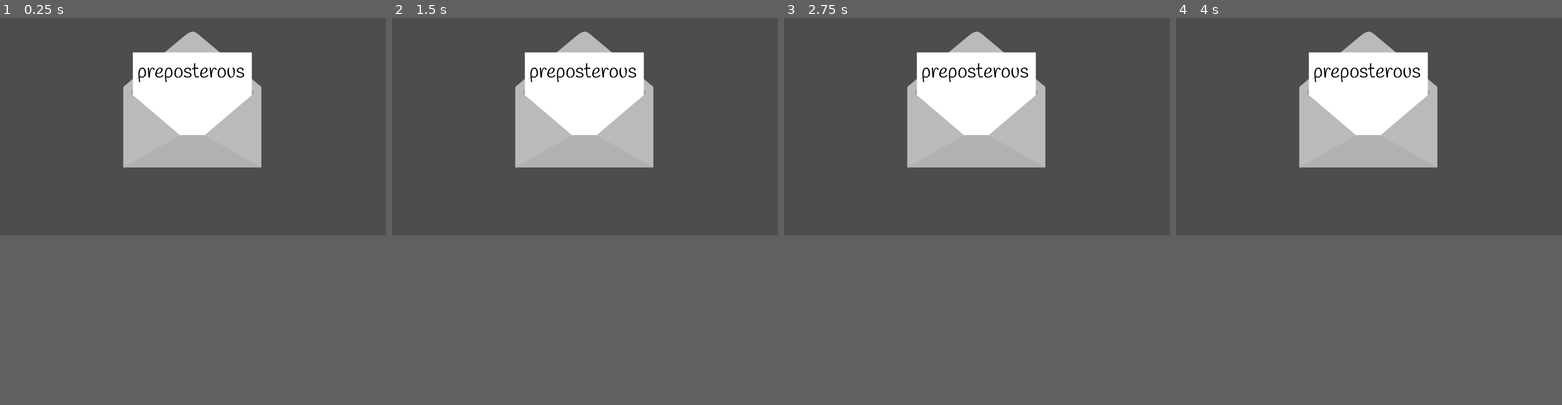
Above: before the commit, frames 1-4 (left to right).
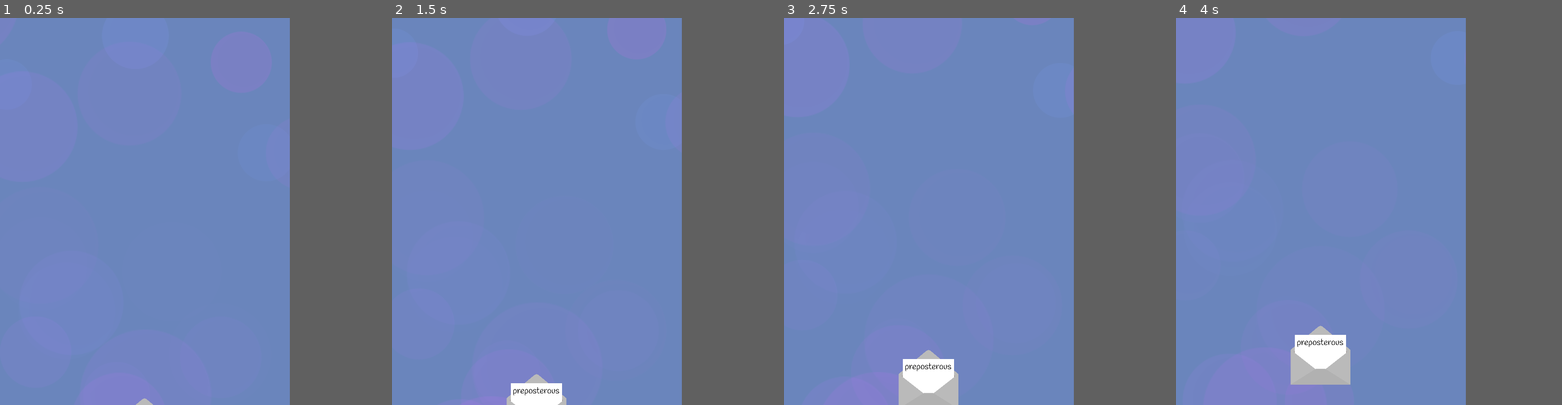
Above: after the commit, the same moments.

Repository: HoneyPony/ash-and-phoenix
Game: Godot game, scene res://game.tscn
The game is run twice, just before and just after one commit, with the same random seed, the same clock (stepped at 60 frames per second) and the same inputs.
Inputs:
- Up to frame 1 (0.25 s): no input
- Up to frame 2 (1.5 s): tap Enter at 0.5 s
- Up to frame 3 (2.75 s): no input
- Up to frame 4 (4 s): no input
In our replay, the window is 799x449 before the commit and 600x800 after it. These sizes can differ from the game's own. Grey fills any space a smaller window leaves; there, only what the larger window draws over its background counts as a difference.

The runs differ from the first frame. In frame 1, 42% of the frame differs, in the area x 0-76%, y 0-100%; in frame 2, 43%; in frame 3, 44%; in frame 4, 44%.

Commit message:
Start working on letters moving up and some visuals for the backgroun

Diff:
--- /dev/null
+++ b/bg/circle.svg
@@ -0,0 +1,58 @@
+<?xml version="1.0" encoding="UTF-8" standalone="no"?>
+<!-- Created with Inkscape (http://www.inkscape.org/) -->
+
+<svg
+   width="128"
+   height="128"
+   viewBox="0 0 33.866666 33.866668"
+   version="1.1"
+   id="svg5"
+   inkscape:version="1.2.2 (732a01da63, 2022-12-09)"
+   sodipodi:docname="circle.svg"
+   xmlns:inkscape="http://www.inkscape.org/namespaces/inkscape"
+   xmlns:sodipodi="http://sodipodi.sourceforge.net/DTD/sodipodi-0.dtd"
+   xmlns="http://www.w3.org/2000/svg"
+   xmlns:svg="http://www.w3.org/2000/svg">
+  <sodipodi:namedview
+     id="namedview7"
+     pagecolor="#505050"
+     bordercolor="#eeeeee"
+     borderopacity="1"
+     inkscape:pageshadow="0"
+     inkscape:pageopacity="0"
+     inkscape:pagecheckerboard="0"
+     inkscape:document-units="px"
+     showgrid="false"
+     inkscape:zoom="3.6233469"
+     inkscape:cx="102.39152"
+     inkscape:cy="42.778129"
+     inkscape:window-width="1620"
+     inkscape:window-height="1017"
+     inkscape:window-x="-8"
+     inkscape:window-y="-8"
+     inkscape:window-maximized="1"
+     inkscape:current-layer="layer1"
+     units="px"
+     width="64px"
+     inkscape:showpageshadow="0"
+     inkscape:deskcolor="#505050" />
+  <defs
+     id="defs2" />
+  <g
+     inkscape:label="Layer 1"
+     inkscape:groupmode="layer"
+     id="layer1">
+    <circle
+       style="fill:#ffffff;stroke-width:1.05833;stroke-linejoin:round"
+       id="path235"
+       cx="16.97757"
+       cy="16.831528"
+       r="16.831528" />
+    <circle
+       style="fill:#f9f9f9;stroke-width:1.20306;stroke-linejoin:round"
+       id="path289"
+       cx="18.421547"
+       cy="15.868823"
+       r="14.567851" />
+  </g>
+</svg>
--- a/game.tscn
+++ b/game.tscn
@@ -1,9 +1,75 @@
-[gd_scene load_steps=2 format=3 uid="uid://x5wn1mmjwih5"]
+[gd_scene load_steps=8 format=3 uid="uid://x5wn1mmjwih5"]
 
 [ext_resource type="PackedScene" uid="uid://cu88kepayydd1" path="res://letter/letter.tscn" id="1_ce206"]
+[ext_resource type="Texture2D" uid="uid://csu3tuw1e0jx6" path="res://bg/circle.svg" id="2_1fqt5"]
+
+[sub_resource type="Gradient" id="Gradient_m07sa"]
+offsets = PackedFloat32Array(0, 0.19, 0.415, 0.685, 1)
+colors = PackedColorArray(1, 1, 1, 0, 1, 1, 1, 1, 1, 1, 1, 0.0431373, 1, 1, 1, 1, 1, 1, 1, 0)
+
+[sub_resource type="GradientTexture1D" id="GradientTexture1D_8vxvv"]
+gradient = SubResource("Gradient_m07sa")
+
+[sub_resource type="Curve" id="Curve_sw2kn"]
+_data = [Vector2(0, 0), 0.0, 4.86316, 0, 0, Vector2(0.112554, 1), 0.0, 0.0, 0, 0, Vector2(1, 0.363636), -1.47, 0.0, 0, 0]
+point_count = 3
+
+[sub_resource type="CurveTexture" id="CurveTexture_lnx3s"]
+curve = SubResource("Curve_sw2kn")
+
+[sub_resource type="ParticleProcessMaterial" id="ParticleProcessMaterial_k26a6"]
+lifetime_randomness = 0.2
+emission_shape = 1
+emission_sphere_radius = 40.0
+particle_flag_disable_z = true
+direction = Vector3(0, -1, 0)
+spread = 30.0
+gravity = Vector3(0, -1, 0)
+initial_velocity_min = 15.0
+initial_velocity_max = 35.0
+orbit_velocity_min = 0.0
+orbit_velocity_max = 0.0
+scale_min = 0.9
+scale_max = 2.5
+scale_curve = SubResource("CurveTexture_lnx3s")
+color = Color(0.607843, 0.533333, 1, 0.176471)
+color_ramp = SubResource("GradientTexture1D_8vxvv")
+hue_variation_min = -0.02
+hue_variation_max = 0.03
 
 [node name="Game" type="Node2D"]
 
 [node name="Letter" parent="." instance=ExtResource("1_ce206")]
+scale = Vector2(0.3, 0.3)
 
 [node name="Camera2D" type="Camera2D" parent="."]
+
+[node name="Bubbles" type="GPUParticles2D" parent="."]
+z_index = -100
+position = Vector2(-426, 897)
+amount = 50
+process_material = SubResource("ParticleProcessMaterial_k26a6")
+texture = ExtResource("2_1fqt5")
+lifetime = 60.0
+preprocess = 120.0
+visibility_rect = Rect2(-100, -1000, 200, 1000)
+
+[node name="Bubbles2" type="GPUParticles2D" parent="."]
+z_index = -100
+position = Vector2(5, 894)
+amount = 50
+process_material = SubResource("ParticleProcessMaterial_k26a6")
+texture = ExtResource("2_1fqt5")
+lifetime = 60.0
+preprocess = 120.0
+visibility_rect = Rect2(-100, -1000, 200, 1000)
+
+[node name="Bubbles3" type="GPUParticles2D" parent="."]
+z_index = -100
+position = Vector2(403, 869)
+amount = 50
+process_material = SubResource("ParticleProcessMaterial_k26a6")
+texture = ExtResource("2_1fqt5")
+lifetime = 60.0
+preprocess = 120.0
+visibility_rect = Rect2(-100, -1000, 200, 1000)
--- a/letter/letter.gd
+++ b/letter/letter.gd
@@ -1,6 +1,6 @@
 extends Node2D
 
-@onready var text_display = $TextDisplay
+@onready var text_display = $LetterDisplay/TextDisplay
 
 var text = "preposterous"
 
@@ -8,6 +8,13 @@
 
 func _ready():
 	text_display.text = "[center]" + text + "[/center]"
+
+	position.y = 400 + 80
+
+func _process(delta):
+	position.y -= delta * 40
+	if position.y <= 400:
+		add_to_group("Letter")
 
 func render_text(correct: int, some_wrong: bool):
 	text_display.text = "[center][color=green]"
--- a/letter/letter.tscn
+++ b/letter/letter.tscn
@@ -1,22 +1,203 @@
-[gd_scene load_steps=7 format=3 uid="uid://cu88kepayydd1"]
+[gd_scene load_steps=39 format=3 uid="uid://cu88kepayydd1"]
 
 [ext_resource type="Texture2D" uid="uid://bugglmd2po4q6" path="res://letter/letter1/letter1.png" id="1_aee6o"]
 [ext_resource type="FontFile" uid="uid://b6pr3techvh6" path="res://fonts/handlee/Handlee-Regular.ttf" id="1_iaxyx"]
 [ext_resource type="Script" path="res://letter/letter.gd" id="1_qj84h"]
+[ext_resource type="Texture2D" uid="uid://d4c420d1pt1kj" path="res://letter/letter1/close/close.0000.png" id="3_ybton"]
+[ext_resource type="Texture2D" uid="uid://wmkyt4cgtgjo" path="res://letter/letter1/close/close.0001.png" id="4_f1etb"]
+[ext_resource type="Texture2D" uid="uid://bvw1qjrcyobus" path="res://letter/letter1/close/close.0002.png" id="5_e8w7x"]
+[ext_resource type="Texture2D" uid="uid://2wcarrscx056" path="res://letter/letter1/close/close.0003.png" id="6_nlg6s"]
+[ext_resource type="Texture2D" uid="uid://c6tegtvom5a5l" path="res://letter/letter1/close/close.0004.png" id="7_c3k4e"]
+[ext_resource type="Texture2D" uid="uid://b01lx6glkak81" path="res://letter/letter1/close/close.0005.png" id="8_k8m73"]
+[ext_resource type="Texture2D" uid="uid://cn7j8g5kyh5ph" path="res://letter/letter1/close/close.0006.png" id="9_4ocwf"]
+[ext_resource type="Texture2D" uid="uid://dg2caf0ner2od" path="res://letter/letter1/close/close.0007.png" id="10_j8gut"]
+[ext_resource type="Texture2D" uid="uid://b5dwsl1kbyahd" path="res://letter/letter1/close/close.0008.png" id="11_s7io6"]
+[ext_resource type="Texture2D" uid="uid://d0qm5nabj3jtp" path="res://letter/letter1/close/close.0009.png" id="12_o2vbi"]
+[ext_resource type="Texture2D" uid="uid://bwlyfpgbiff22" path="res://letter/letter1/close/close.0010.png" id="13_s7xnv"]
+[ext_resource type="Texture2D" uid="uid://ym8u4e8f4dja" path="res://letter/letter1/close/close.0011.png" id="14_fyuvd"]
+[ext_resource type="Texture2D" uid="uid://cunecl5dnvotk" path="res://letter/letter1/close/close.0012.png" id="15_vuwr2"]
+[ext_resource type="Texture2D" uid="uid://bxkib831uxmgk" path="res://letter/letter1/close/close.0013.png" id="16_cquy2"]
+[ext_resource type="Texture2D" uid="uid://b0yxox4yqwjy6" path="res://letter/letter1/close/close.0014.png" id="17_xhybf"]
+[ext_resource type="Texture2D" uid="uid://cepgqjawler10" path="res://letter/letter1/close/close.0015.png" id="18_t4ufp"]
+[ext_resource type="Texture2D" uid="uid://cwupnr3gqo8dn" path="res://letter/letter1/close/close.0016.png" id="19_gdvq5"]
+[ext_resource type="Texture2D" uid="uid://bflr8fqt1tbrt" path="res://letter/letter1/close/close.0017.png" id="20_pq5w2"]
+[ext_resource type="Texture2D" uid="uid://b8ypexeiow6b" path="res://letter/letter1/close/close.0018.png" id="21_p43kp"]
+[ext_resource type="Texture2D" uid="uid://mc4ncpch1lmu" path="res://letter/letter1/close/close.0019.png" id="22_s3eq4"]
+[ext_resource type="Texture2D" uid="uid://b8uh504womote" path="res://letter/letter1/close/close.0020.png" id="23_271vf"]
+[ext_resource type="Texture2D" uid="uid://b7yac0p6b2r44" path="res://letter/letter1/close/close.0021.png" id="24_okwem"]
+[ext_resource type="Texture2D" uid="uid://cowkah7kwpswg" path="res://letter/letter1/close/close.0022.png" id="25_dybeg"]
+[ext_resource type="Texture2D" uid="uid://dv08hvc4uqvc5" path="res://letter/letter1/close/close.0023.png" id="26_07i6m"]
+[ext_resource type="Texture2D" uid="uid://cumpp6pqnxseg" path="res://letter/letter1/close/close.0024.png" id="27_nembc"]
+[ext_resource type="Texture2D" uid="uid://djl2lg03gf45j" path="res://letter/letter1/close/close.0025.png" id="28_etpol"]
+[ext_resource type="Texture2D" uid="uid://ujgb1c7n4bwh" path="res://letter/letter1/close/close.0026.png" id="29_c4w6p"]
+[ext_resource type="Texture2D" uid="uid://myc77spnim0l" path="res://letter/letter1/close/close.0027.png" id="30_ho2sw"]
+[ext_resource type="Texture2D" uid="uid://c78sypi6s2qiq" path="res://letter/letter1/close/close.0028.png" id="31_3q5b4"]
+[ext_resource type="Texture2D" uid="uid://13nxvqj5liav" path="res://letter/letter1/close/close.0029.png" id="32_84dbo"]
+[ext_resource type="Texture2D" uid="uid://c8f3qreixqtll" path="res://letter/letter1/close/close.0030.png" id="33_6c1m2"]
+
+[sub_resource type="SpriteFrames" id="SpriteFrames_bcj7i"]
+animations = [{
+"frames": [{
+"duration": 1.0,
+"texture": ExtResource("3_ybton")
+}, {
+"duration": 1.0,
+"texture": ExtResource("4_f1etb")
+}, {
+"duration": 1.0,
+"texture": ExtResource("5_e8w7x")
+}, {
+"duration": 1.0,
+"texture": ExtResource("6_nlg6s")
+}, {
+"duration": 1.0,
+"texture": ExtResource("7_c3k4e")
+}, {
+"duration": 1.0,
+"texture": ExtResource("8_k8m73")
+}, {
+"duration": 1.0,
+"texture": ExtResource("9_4ocwf")
+}, {
+"duration": 1.0,
+"texture": ExtResource("10_j8gut")
+}, {
+"duration": 1.0,
+"texture": ExtResource("11_s7io6")
+}, {
+"duration": 1.0,
+"texture": ExtResource("12_o2vbi")
+}, {
+"duration": 1.0,
+"texture": ExtResource("13_s7xnv")
+}, {
+"duration": 1.0,
+"texture": ExtResource("14_fyuvd")
+}, {
+"duration": 1.0,
+"texture": ExtResource("15_vuwr2")
+}, {
+"duration": 1.0,
+"texture": ExtResource("16_cquy2")
+}, {
+"duration": 1.0,
+"texture": ExtResource("17_xhybf")
+}, {
+"duration": 1.0,
+"texture": ExtResource("18_t4ufp")
+}, {
+"duration": 1.0,
+"texture": ExtResource("19_gdvq5")
+}, {
+"duration": 1.0,
+"texture": ExtResource("20_pq5w2")
+}, {
+"duration": 1.0,
+"texture": ExtResource("21_p43kp")
+}, {
+"duration": 1.0,
+"texture": ExtResource("22_s3eq4")
+}, {
+"duration": 1.0,
+"texture": ExtResource("23_271vf")
+}, {
+"duration": 1.0,
+"texture": ExtResource("24_okwem")
+}, {
+"duration": 1.0,
+"texture": ExtResource("25_dybeg")
+}, {
+"duration": 1.0,
+"texture": ExtResource("26_07i6m")
+}, {
+"duration": 1.0,
+"texture": ExtResource("27_nembc")
+}, {
+"duration": 1.0,
+"texture": ExtResource("28_etpol")
+}, {
+"duration": 1.0,
+"texture": ExtResource("29_c4w6p")
+}, {
+"duration": 1.0,
+"texture": ExtResource("30_ho2sw")
+}, {
+"duration": 1.0,
+"texture": ExtResource("31_3q5b4")
+}, {
+"duration": 1.0,
+"texture": ExtResource("32_84dbo")
+}, {
+"duration": 1.0,
+"texture": ExtResource("33_6c1m2")
+}],
+"loop": true,
+"name": &"default",
+"speed": 24.0
+}]
 
 [sub_resource type="Animation" id="Animation_cdesm"]
 resource_name = "Complete"
+step = 0.025
 tracks/0/type = "value"
 tracks/0/imported = false
 tracks/0/enabled = true
 tracks/0/path = NodePath(".:position")
-tracks/0/interp = 1
+tracks/0/interp = 2
 tracks/0/loop_wrap = true
 tracks/0/keys = {
-"times": PackedFloat32Array(0, 1),
+"times": PackedFloat32Array(0.275, 1),
 "transitions": PackedFloat32Array(1, 1),
 "update": 0,
 "values": [Vector2(0, 0), Vector2(-1000, 0)]
+}
+tracks/1/type = "value"
+tracks/1/imported = false
+tracks/1/enabled = true
+tracks/1/path = NodePath("LetterDisplay/AnimatedSprite2D:frame")
+tracks/1/interp = 1
+tracks/1/loop_wrap = true
+tracks/1/keys = {
+"times": PackedFloat32Array(0, 0.4),
+"transitions": PackedFloat32Array(1, 1),
+"update": 0,
+"values": [0, 30]
+}
+tracks/2/type = "value"
+tracks/2/imported = false
+tracks/2/enabled = true
+tracks/2/path = NodePath("LetterDisplay/TextDisplay:position")
+tracks/2/interp = 1
+tracks/2/loop_wrap = true
+tracks/2/keys = {
+"times": PackedFloat32Array(0, 0.3),
+"transitions": PackedFloat32Array(1, 1),
+"update": 0,
+"values": [Vector2(-261, -203), Vector2(-261, -80)]
+}
+tracks/3/type = "value"
+tracks/3/imported = false
+tracks/3/enabled = true
+tracks/3/path = NodePath("LetterDisplay/TextDisplay:scale")
+tracks/3/interp = 1
+tracks/3/loop_wrap = true
+tracks/3/keys = {
+"times": PackedFloat32Array(0, 0.3),
+"transitions": PackedFloat32Array(1, 1),
+"update": 0,
+"values": [Vector2(1, 1), Vector2(1, 1e-05)]
+}
+tracks/4/type = "value"
+tracks/4/imported = false
+tracks/4/enabled = true
+tracks/4/path = NodePath("LetterDisplay:position")
+tracks/4/interp = 2
+tracks/4/loop_wrap = true
+tracks/4/keys = {
+"times": PackedFloat32Array(0, 0.125, 0.3, 0.375, 0.425),
+"transitions": PackedFloat32Array(1, 1, 1, 1, 1),
+"update": 0,
+"values": [Vector2(0, 0), Vector2(0, -5), Vector2(0, 15), Vector2(0, -15), Vector2(0, 0)]
 }
 
 [sub_resource type="Animation" id="Animation_mycyy"]
@@ -33,6 +214,54 @@
 "update": 0,
 "values": [Vector2(0, 0)]
 }
+tracks/1/type = "value"
+tracks/1/imported = false
+tracks/1/enabled = true
+tracks/1/path = NodePath("LetterDisplay/AnimatedSprite2D:frame")
+tracks/1/interp = 1
+tracks/1/loop_wrap = true
+tracks/1/keys = {
+"times": PackedFloat32Array(0),
+"transitions": PackedFloat32Array(1),
+"update": 1,
+"values": [0]
+}
+tracks/2/type = "value"
+tracks/2/imported = false
+tracks/2/enabled = true
+tracks/2/path = NodePath("LetterDisplay/TextDisplay:position")
+tracks/2/interp = 1
+tracks/2/loop_wrap = true
+tracks/2/keys = {
+"times": PackedFloat32Array(0),
+"transitions": PackedFloat32Array(1),
+"update": 0,
+"values": [Vector2(-261, -203)]
+}
+tracks/3/type = "value"
+tracks/3/imported = false
+tracks/3/enabled = true
+tracks/3/path = NodePath("LetterDisplay/TextDisplay:scale")
+tracks/3/interp = 1
+tracks/3/loop_wrap = true
+tracks/3/keys = {
+"times": PackedFloat32Array(0),
+"transitions": PackedFloat32Array(1),
+"update": 0,
+"values": [Vector2(1, 1)]
+}
+tracks/4/type = "value"
+tracks/4/imported = false
+tracks/4/enabled = true
+tracks/4/path = NodePath("LetterDisplay:position")
+tracks/4/interp = 1
+tracks/4/loop_wrap = true
+tracks/4/keys = {
+"times": PackedFloat32Array(0),
+"transitions": PackedFloat32Array(1),
+"update": 0,
+"values": [Vector2(0, 0)]
+}
 
 [sub_resource type="AnimationLibrary" id="AnimationLibrary_0vn8i"]
 _data = {
@@ -40,15 +269,23 @@
 "RESET": SubResource("Animation_mycyy")
 }
 
-[node name="Letter" type="Node2D" groups=["Letter"]]
+[node name="Letter" type="Node2D"]
 script = ExtResource("1_qj84h")
 
 [node name="Letter1" type="Sprite2D" parent="."]
+visible = false
 position = Vector2(-2, -84)
 scale = Vector2(0.5725, 0.5725)
 texture = ExtResource("1_aee6o")
 
-[node name="TextDisplay" type="RichTextLabel" parent="."]
+[node name="LetterDisplay" type="Node2D" parent="."]
+
+[node name="AnimatedSprite2D" type="AnimatedSprite2D" parent="LetterDisplay"]
+position = Vector2(-3, -80)
+scale = Vector2(0.570625, 0.570625)
+sprite_frames = SubResource("SpriteFrames_bcj7i")
+
+[node name="TextDisplay" type="RichTextLabel" parent="LetterDisplay"]
 offset_left = -261.0
 offset_top = -203.0
 offset_right = 250.0
--- a/project.godot
+++ b/project.godot
@@ -19,6 +19,13 @@
 
 GS="*res://global.gd"
 
+[display]
+
+window/size/viewport_width=600
+window/size/viewport_height=800
+window/stretch/mode="canvas_items"
+window/stretch/aspect="keep_height"
+
 [filesystem]
 
 import/blender/enabled=false
@@ -27,3 +34,4 @@
 
 renderer/rendering_method="gl_compatibility"
 renderer/rendering_method.mobile="gl_compatibility"
+environment/defaults/default_clear_color=Color(0.415686, 0.521569, 0.737255, 1)
Not shown, added: bg/circle.svg.import
Binary file added: letter/letter1/close/close.0000.png
Not shown, added: letter/letter1/close/close.0000.png.import
Binary file added: letter/letter1/close/close.0001.png
Not shown, added: letter/letter1/close/close.0001.png.import
Binary file added: letter/letter1/close/close.0002.png
Not shown, added: letter/letter1/close/close.0002.png.import
Binary file added: letter/letter1/close/close.0003.png
Not shown, added: letter/letter1/close/close.0003.png.import
Binary file added: letter/letter1/close/close.0004.png
Not shown, added: letter/letter1/close/close.0004.png.import
Binary file added: letter/letter1/close/close.0005.png
(and 52 more such lines)
